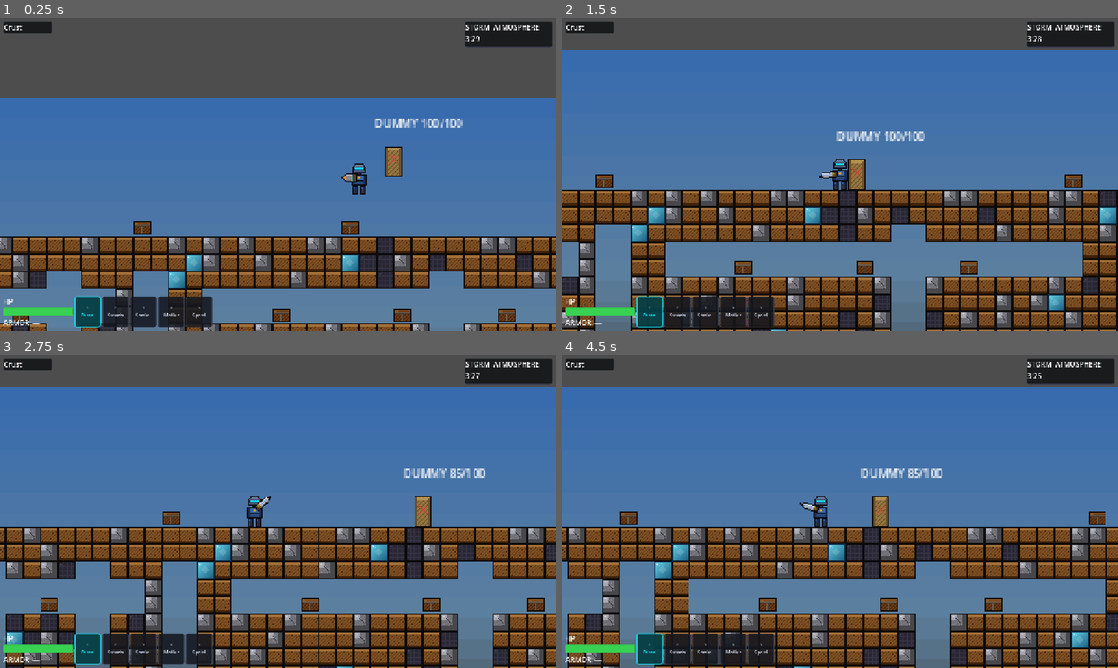
Above: before the commit, frames 1-4 (two rows, left to right).
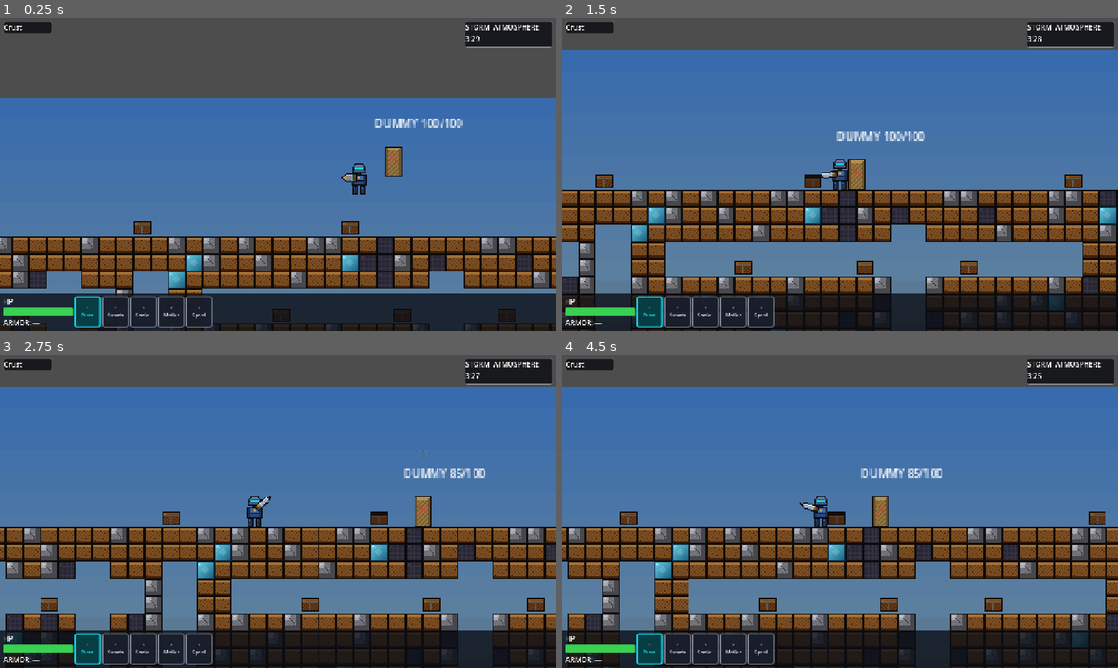
Above: after the commit, the same moments.

Repository: aeridgedev/Faultline-Repository
Game: Godot game, scene res://src/core/Main.tscn
The game is run twice, just before and just after one commit, with the same random seed, the same clock (stepped at 60 frames per second) and the same inputs.
Inputs (mouse positions are in pixels of both pictures, inside the frame that each line leads up to):
- Up to frame 1 (0.25 s): no input
- Up to frame 2 (1.5 s): tap E at 0.5, 0.6 s; move the mouse to (962, 158) at 0.52 s; hold D (move_right) from 0.53 s (still down); click (962, 158) at 0.67 s; move the mouse to (728, 190) at 1.27 s; right-click (728, 190) at 1.35 s
- Up to frame 3 (2.75 s): tap E at 1.55, 2.3 s; tap Space at 2 s; move the mouse to (333, 442) at 2.02 s; release D (move_right) at 2.03 s; press the mouse at (333, 442) at 2.03 s; hold A (move_left) from 2.03 s (still down)
- Up to frame 4 (4.5 s): move the mouse to (812, 574) at 2.77 s; release A (move_left) at 2.78 s; release the mouse at (812, 574) at 2.78 s; hold D (move_right) 2.78-4.28 s; tap Shift (sprint) at 2.85 s; click (812, 574) at 2.92 s; tap E at 3.05, 3.6 s; move the mouse to (1006, 558) at 3.52 s; move the mouse to (673, 464) at 4.27 s; hold A (move_left) from 4.28 s (still down); tap F at 4.35 s

The runs differ from the first frame. In frame 1, 9.2% of the frame differs, in the area x 0-100%, y 1-100%; in frame 2, 7.3%; in frame 3, 7.3%; in frame 4, 7.4%.

Commit message:
feat: implement HUD and damage number UI systems and add chest spawning logic

Diff:
--- a/src/player/PlayerStats.gd
+++ b/src/player/PlayerStats.gd
@@ -1,6 +1,8 @@
 ## Faultline — player combat and progression state for one match.
 class_name PlayerStats
 extends Node
+
+const _DamageNumberScene := preload("res://src/ui/DamageNumber.tscn")
 
 signal health_changed(new_hp: float, max_hp: float)
 signal player_died
@@ -32,10 +34,20 @@
 	if current_health == 0.0 and life_capsule_active:
 		life_capsule_active = false
 		current_health = 1.0
+	if effective > 0.0:
+		_spawn_damage_number(effective)
 	health_changed.emit(current_health, max_health)
 	if current_health == 0.0:
 		is_dead = true
 		player_died.emit()
+
+
+func _spawn_damage_number(amount: float) -> void:
+	var player := get_parent()
+	var dn: DamageNumber = _DamageNumberScene.instantiate()
+	player.add_child(dn)
+	dn.global_position = player.global_position + Vector2(0.0, -Constants.TILE_SIZE * 1.5)
+	dn.setup(amount)
 
 
 func heal(amount: float) -> void:
--- a/src/systems/loot/Chest.gd
+++ b/src/systems/loot/Chest.gd
@@ -1,88 +1,168 @@
 ## Faultline — physical chest placed by ChestSpawner.
-## Holds one loot roll (item_data dict). Player presses E to open it.
-## Spawns a LootDrop at its position, then removes itself.
+## Player walks into range and presses E to open. Shows an "Empty" popup
+## (loot not yet implemented) and switches to an open visual. One-time open.
 class_name Chest
 extends Node2D
 
 signal chest_opened(chest: Chest)
 
-const LootDropScene := preload("res://src/systems/loot/LootDrop.tscn")
-
-## Set by ChestSpawner before add_child so _ready() can read these.
+## Set by ChestSpawner before add_child so _ready() can read tier color.
 var item_data: Dictionary = {}
 var source_layer: Constants.Layer = Constants.Layer.CRUST
 
 var _opened: bool = false
 var _player_nearby: bool = false
+var _popup_visible: bool = false
 
 @onready var _sprite: Sprite2D = $Sprite2D
-@onready var _prompt: Label  = $Prompt
-@onready var _area: Area2D   = $Area2D
+@onready var _prompt: Label    = $Prompt
+@onready var _area: Area2D     = $Area2D
+
+var _popup_layer: CanvasLayer = null
+var _popup_panel: Panel = null
 
 
 func _ready() -> void:
-	_build_chest_sprite()
+	_build_chest_sprite(false)
+	_prompt.text = "Press E"
 	_prompt.visible = false
 	_prompt.add_theme_font_size_override("font_size", 7)
 	_area.body_entered.connect(_on_body_entered)
 	_area.body_exited.connect(_on_body_exited)
-
-
-# 16×12 pixel chest: brown wood lid + body, iron band, tier-coloured latch.
-func _build_chest_sprite() -> void:
+	_build_popup()
+
+
+# Draws the 16×12 chest pixel art.  opened=false → closed lid with tier latch;
+# opened=true → dark interior void where the lid was, muted body.
+func _build_chest_sprite(opened: bool) -> void:
 	const W := 16; const H := 12
 	var tier: int = item_data.get("tier", Constants.Tier.COMMON)
 	var latch_col: Color = Constants.TIER_COLORS.get(tier, Color(0.6, 0.6, 0.6))
 
-	var K   := Color(0.06, 0.04, 0.02)       # dark outline
-	var WD  := Color(0.28, 0.14, 0.04)       # wood dark
-	var WB  := Color(0.42, 0.23, 0.08)       # wood base
-	var WLT := Color(0.56, 0.34, 0.12)       # wood lit (lid top/left)
-	var BN  := Color(0.28, 0.24, 0.20)       # iron band dark
-	var BH  := Color(0.44, 0.38, 0.30)       # iron band highlight
-	var LA  := latch_col                      # latch base
-	var LH  := latch_col.lightened(0.25)     # latch highlight
+	var K   := Color(0.06, 0.04, 0.02)
+	var WD  := Color(0.28, 0.14, 0.04)
+	var WB  := Color(0.42, 0.23, 0.08)
+	var WLT := Color(0.56, 0.34, 0.12)
+	var BN  := Color(0.28, 0.24, 0.20)
+	var BH  := Color(0.44, 0.38, 0.30)
 
 	var img := Image.create(W, H, false, Image.FORMAT_RGBA8)
 	img.fill(Color(0, 0, 0, 0))
 
-	for y in H:
-		for x in W:
-			var border := (x == 0 or y == 0 or x == W - 1 or y == H - 1)
-			if border:
-				img.set_pixel(x, y, K)
-				continue
-			# Lid occupies rows 1–3; body rows 4–10.
-			var is_lid  := y <= 3
-			# Horizontal iron band at the seam (y=3,4) and narrow vertical band.
-			var on_hband := (y == 3 or y == 4)
-			var on_vband := (x == 7 or x == 8)
-			if on_hband:
-				img.set_pixel(x, y, BH if y == 3 else BN)
-				continue
-			if on_vband and not is_lid:
-				img.set_pixel(x, y, BH if x == 7 else BN)
-				continue
-			# Tier-coloured latch centred on hband (x 7-8, y 3-4) — already handled
-			# via on_hband above; draw latch block over it.
-			if (x == 7 or x == 8) and (y == 3 or y == 4):
-				img.set_pixel(x, y, LH if x == 7 else LA)
-				continue
-			if is_lid:
-				var lit := (x <= 3 or y <= 1)
-				img.set_pixel(x, y, WLT if lit else WB)
-			else:
-				img.set_pixel(x, y, WB if (x + y) % 3 != 0 else WD)
+	if opened:
+		var OP := Color(0.10, 0.05, 0.02)   # dark interior void
+		var WM := Color(0.32, 0.17, 0.06)   # muted body wood
+		for y in H:
+			for x in W:
+				if x == 0 or y == 0 or x == W - 1 or y == H - 1:
+					img.set_pixel(x, y, K)
+				elif y <= 3:
+					img.set_pixel(x, y, OP)   # open lid = interior void
+				elif y == 4:
+					img.set_pixel(x, y, BN)
+				elif (x == 7 or x == 8) and y > 4:
+					img.set_pixel(x, y, BN)
+				else:
+					img.set_pixel(x, y, WM if (x + y) % 3 != 0 else WD)
+	else:
+		var LA  := latch_col
+		var LH  := latch_col.lightened(0.25)
+		for y in H:
+			for x in W:
+				if x == 0 or y == 0 or x == W - 1 or y == H - 1:
+					img.set_pixel(x, y, K)
+					continue
+				var is_lid   := y <= 3
+				var on_hband := (y == 3 or y == 4)
+				var on_vband := (x == 7 or x == 8)
+				if on_hband:
+					img.set_pixel(x, y, BH if y == 3 else BN)
+					continue
+				if on_vband and not is_lid:
+					img.set_pixel(x, y, BH if x == 7 else BN)
+					continue
+				if (x == 7 or x == 8) and (y == 3 or y == 4):
+					img.set_pixel(x, y, LH if x == 7 else LA)
+					continue
+				if is_lid:
+					img.set_pixel(x, y, WLT if (x <= 3 or y <= 1) else WB)
+				else:
+					img.set_pixel(x, y, WB if (x + y) % 3 != 0 else WD)
 
 	_sprite.texture = ImageTexture.create_from_image(img)
 	_sprite.centered = true
 
 
+func _build_popup() -> void:
+	_popup_layer = CanvasLayer.new()
+	_popup_layer.layer = 10
+	_popup_layer.visible = false
+	add_child(_popup_layer)
+
+	# Add Panel to the layer FIRST so anchors resolve against the viewport.
+	_popup_panel = Panel.new()
+	_popup_layer.add_child(_popup_panel)
+
+	# 220×88 panel, centered on screen via 0.5 anchors + pixel offsets.
+	_popup_panel.anchor_left   = 0.5
+	_popup_panel.anchor_right  = 0.5
+	_popup_panel.anchor_top    = 0.5
+	_popup_panel.anchor_bottom = 0.5
+	_popup_panel.offset_left   = -110.0
+	_popup_panel.offset_right  =  110.0
+	_popup_panel.offset_top    = -44.0
+	_popup_panel.offset_bottom =  44.0
+
+	var style := StyleBoxFlat.new()
+	style.bg_color = Color(0.08, 0.05, 0.03, 0.94)
+	style.set_border_width_all(1)
+	style.border_color = Color(0.56, 0.34, 0.12)
+	style.set_corner_radius_all(3)
+	_popup_panel.add_theme_stylebox_override("panel", style)
+
+	# Add MarginContainer to Panel FIRST, then set FULL_RECT preset.
+	var margin := MarginContainer.new()
+	_popup_panel.add_child(margin)
+	margin.set_anchors_and_offsets_preset(Control.PRESET_FULL_RECT)
+	margin.add_theme_constant_override("margin_left",   10)
+	margin.add_theme_constant_override("margin_right",  10)
+	margin.add_theme_constant_override("margin_top",     8)
+	margin.add_theme_constant_override("margin_bottom",  8)
+
+	var vbox := VBoxContainer.new()
+	vbox.add_theme_constant_override("separation", 6)
+	margin.add_child(vbox)
+
+	var title := Label.new()
+	title.text = "Chest Contents"
+	title.horizontal_alignment = HORIZONTAL_ALIGNMENT_CENTER
+	title.add_theme_font_size_override("font_size", 10)
+	title.add_theme_color_override("font_color", Color(0.90, 0.72, 0.30))
+	vbox.add_child(title)
+
+	var body := Label.new()
+	body.text = "Empty  (loot not yet implemented)"
+	body.horizontal_alignment = HORIZONTAL_ALIGNMENT_CENTER
+	body.add_theme_font_size_override("font_size", 8)
+	body.add_theme_color_override("font_color", Color(0.65, 0.65, 0.65))
+	vbox.add_child(body)
+
+	var hint := Label.new()
+	hint.text = "Press E to close"
+	hint.horizontal_alignment = HORIZONTAL_ALIGNMENT_CENTER
+	hint.add_theme_font_size_override("font_size", 7)
+	hint.add_theme_color_override("font_color", Color(0.40, 0.40, 0.40))
+	vbox.add_child(hint)
+
+
 func _unhandled_input(event: InputEvent) -> void:
-	if _opened or not _player_nearby:
+	if not (event is InputEventKey and event.pressed and not event.echo
+			and event.physical_keycode == KEY_E):
 		return
-	if event is InputEventKey and event.pressed and not event.echo \
-			and event.physical_keycode == KEY_E:
+	if _popup_visible:
+		_close_popup()
+		get_viewport().set_input_as_handled()
+	elif not _opened and _player_nearby:
 		_open()
 		get_viewport().set_input_as_handled()
 
@@ -90,13 +170,16 @@
 func _on_body_entered(body: Node) -> void:
 	if body is PlayerController:
 		_player_nearby = true
-		_prompt.visible = true
+		if not _opened:
+			_prompt.visible = true
 
 
 func _on_body_exited(body: Node) -> void:
 	if body is PlayerController:
 		_player_nearby = false
 		_prompt.visible = false
+		if _popup_visible:
+			_close_popup()
 
 
 func _open() -> void:
@@ -104,14 +187,16 @@
 		return
 	_opened = true
 	_prompt.visible = false
-
-	if not item_data.is_empty():
-		var drop := LootDropScene.instantiate() as LootDrop
-		drop.item_data = item_data
-		drop.source_layer = source_layer
-		get_parent().add_child(drop)
-		# Place the drop one tile above the chest center so it clears the floor.
-		drop.global_position = global_position + Vector2(0.0, -float(Constants.TILE_SIZE))
-
+	_build_chest_sprite(true)
+	_show_popup()
 	chest_opened.emit(self)
-	queue_free()
+
+
+func _show_popup() -> void:
+	_popup_visible = true
+	_popup_layer.visible = true
+
+
+func _close_popup() -> void:
+	_popup_visible = false
+	_popup_layer.visible = false
--- /dev/null
+++ b/src/ui/DamageNumber.gd
@@ -0,0 +1,38 @@
+## Faultline — short-lived world-space label that floats upward and fades when damage is taken.
+## Spawn via DamageNumberScene.instantiate(), add_child(), set global_position, then call setup().
+class_name DamageNumber
+extends Node2D
+
+const _FLOAT_SPEED := 22.0   # world px/s; appears ~55 px/s on screen at 2.5x camera zoom
+const _LIFETIME    := 0.9    # seconds until fully faded and freed
+
+var _elapsed: float = 0.0
+
+@onready var _label: Label = $Label
+
+
+func _ready() -> void:
+	top_level = true   # ignore parent transform; stays in world space after reparenting
+
+	_label.custom_minimum_size = Vector2(60, 20)
+	_label.position = Vector2(-30, -20)   # center the box at origin, offset above it
+	_label.horizontal_alignment = HORIZONTAL_ALIGNMENT_CENTER
+
+	var s := LabelSettings.new()
+	s.font_size = 8           # 8 world-px → ~20 screen-px at 2.5x zoom; readable without dominating
+	s.font_color = Color.WHITE
+	s.outline_size = 2
+	s.outline_color = Color(0.0, 0.0, 0.0, 0.90)
+	_label.label_settings = s
+
+
+func setup(amount: float) -> void:
+	_label.text = str(int(amount)) if floorf(amount) == amount else "%.1f" % amount
+
+
+func _process(delta: float) -> void:
+	_elapsed += delta
+	position.y -= _FLOAT_SPEED * delta
+	modulate.a = maxf(0.0, 1.0 - (_elapsed / _LIFETIME))
+	if _elapsed >= _LIFETIME:
+		queue_free()
--- /dev/null
+++ b/src/ui/DamageNumber.tscn
@@ -0,0 +1,8 @@
+[gd_scene format=3 uid="uid://dmgnumber001"]
+
+[ext_resource type="Script" path="res://src/ui/DamageNumber.gd" id="1_script"]
+
+[node name="DamageNumber" type="Node2D"]
+script = ExtResource("1_script")
+
+[node name="Label" type="Label" parent="."]
--- a/src/ui/HUD.gd
+++ b/src/ui/HUD.gd
@@ -17,13 +17,14 @@
 var _slot_labels: Array[Label] = []
 var _inventory: InventoryManager = null
 
-const _COLOR_SLOT_NORMAL := Color(0.08, 0.09, 0.12, 0.88)
+const _COLOR_SLOT_NORMAL := Color(0.10, 0.12, 0.17, 0.92)
 const _COLOR_SLOT_ACTIVE := Color(0.08, 0.88, 0.96, 0.95)   # teal active frame
-const _COLOR_SLOT_BORDER_NORMAL := Color(0.22, 0.24, 0.30, 0.60)
+const _COLOR_SLOT_BORDER_NORMAL := Color(0.55, 0.58, 0.65, 0.90)
 const _COLOR_SLOT_BORDER_ACTIVE := Color(0.08, 0.88, 0.96, 1.00)
 
 
 func init(player: PlayerController, storm: StormSystem) -> void:
+	print("[HUD] init started")
 	var stats: PlayerStats = player.get_node("PlayerStats")
 	var hotbar: Hotbar = player.get_node("Hotbar")
 	_inventory = player.get_node("InventoryManager")
@@ -67,16 +68,15 @@
 
 func _style_panels() -> void:
 	var s := StyleBoxFlat.new()
-	s.bg_color = Color(0.06, 0.07, 0.10, 0.82)
+	s.bg_color = Color(0.06, 0.07, 0.10, 0.88)
 	s.set_corner_radius_all(4)
 	s.set_border_width_all(1)
-	s.border_color = Color(0.22, 0.24, 0.32, 0.55)
-	# Apply to named containers found via the Control root
+	s.border_color = Color(0.55, 0.58, 0.65, 0.80)
 	var ctrl := get_node_or_null("Control")
 	if ctrl == null:
 		return
-	for name in ["LayerPanel", "StormPanel"]:
-		var panel := ctrl.get_node_or_null(name)
+	for panel_name in ["LayerPanel", "StormPanel"]:
+		var panel := ctrl.get_node_or_null(panel_name)
 		if panel != null:
 			panel.add_theme_stylebox_override("panel", s.duplicate())
 
@@ -168,7 +168,7 @@
 		var style := StyleBoxFlat.new()
 		style.bg_color = _COLOR_SLOT_ACTIVE.darkened(0.72) if is_active else _COLOR_SLOT_NORMAL
 		style.set_corner_radius_all(4)
-		style.set_border_width_all(1 if not is_active else 2)
+		style.set_border_width_all(2 if not is_active else 3)
 		style.border_color = _COLOR_SLOT_BORDER_ACTIVE if is_active else _COLOR_SLOT_BORDER_NORMAL
 		_slot_panels[i].add_theme_stylebox_override("panel", style)
 		# Label color: bright teal on active slot, muted on inactive
--- a/src/ui/HUD.tscn
+++ b/src/ui/HUD.tscn
@@ -46,6 +46,15 @@
 [node name="StormTimer" parent="Control/StormPanel" instance=ExtResource("2_stormtimer")]
 layout_mode = 2
 
+[node name="BottomBG" type="ColorRect" parent="Control"]
+layout_mode = 1
+anchor_left = 0.0
+anchor_top = 1.0
+anchor_right = 1.0
+anchor_bottom = 1.0
+offset_top = -88.0
+color = Color(0.04, 0.05, 0.08, 0.78)
+
 [node name="BottomHUD" type="HBoxContainer" parent="Control"]
 layout_mode = 1
 anchor_left = 0.0
--- a/src/world/ChestSpawner.gd
+++ b/src/world/ChestSpawner.gd
@@ -44,9 +44,12 @@
 			slots[slot_key] = []
 		slots[slot_key].append({"cell": cell, "layer": layer})
 
+	print("[ChestSpawner] registry=%d tiles, slots=%d" % [registry.size(), slots.size()])
+
 	# One roll per slot — pick a random candidate from the slot, then apply
 	# the layer spawn-chance formula. This distributes chests evenly without
 	# flooding every tunnel floor.
+	var placed := 0
 	for slot_key in slots:
 		var candidates: Array = slots[slot_key]
 		if candidates.is_empty():
@@ -59,6 +62,8 @@
 		if randf() > chance:
 			continue
 		_place_chest(pick["cell"], layer, terrain_manager, chest_parent)
+		placed += 1
+	print("[ChestSpawner] placed %d chests" % placed)
 
 
 static func _place_chest(
@@ -68,6 +73,9 @@
 		chest_parent: Node2D
 ) -> void:
 	var chest := ChestScene.instantiate() as Chest
+	if chest == null:
+		push_error("[ChestSpawner] Chest.tscn failed to instantiate as Chest at %s — check Chest.gd for parse errors" % str(cell))
+		return
 	# Populate before add_child so Chest._ready() reads the correct item_data.
 	chest.source_layer = layer
 	chest.item_data = LootTable.roll(layer)
Not shown, added: src/systems/loot/Chest.gd.uid
Not shown, added: src/ui/DamageNumber.gd.uid
